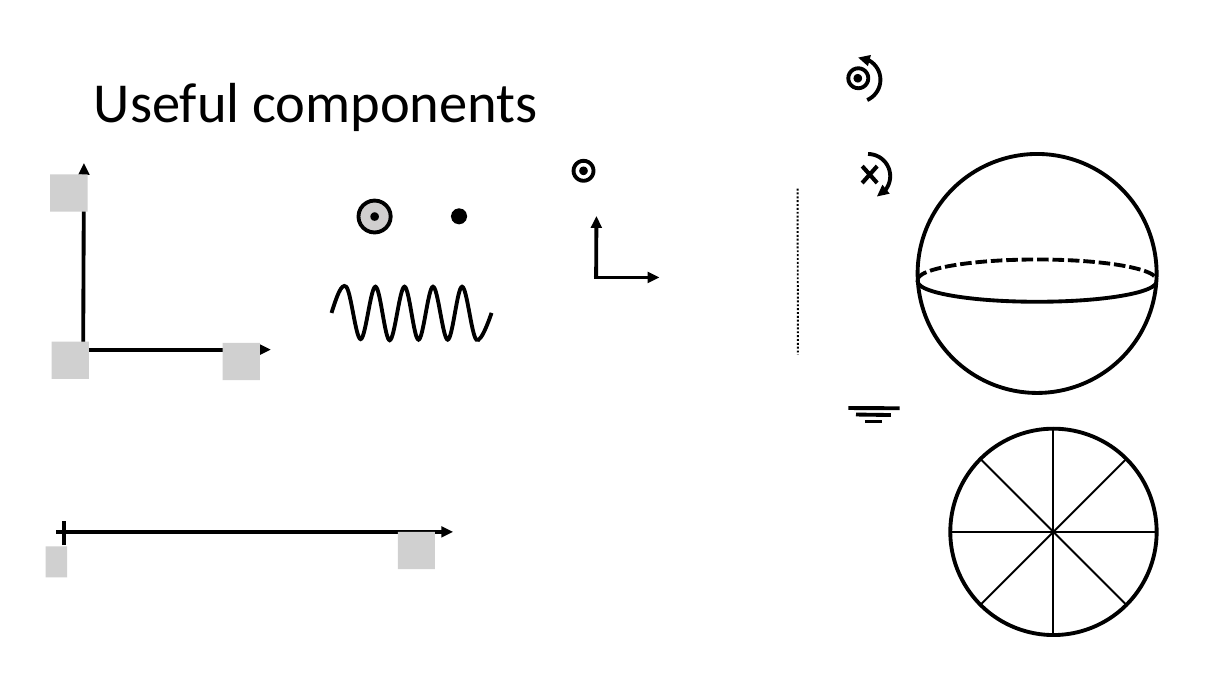
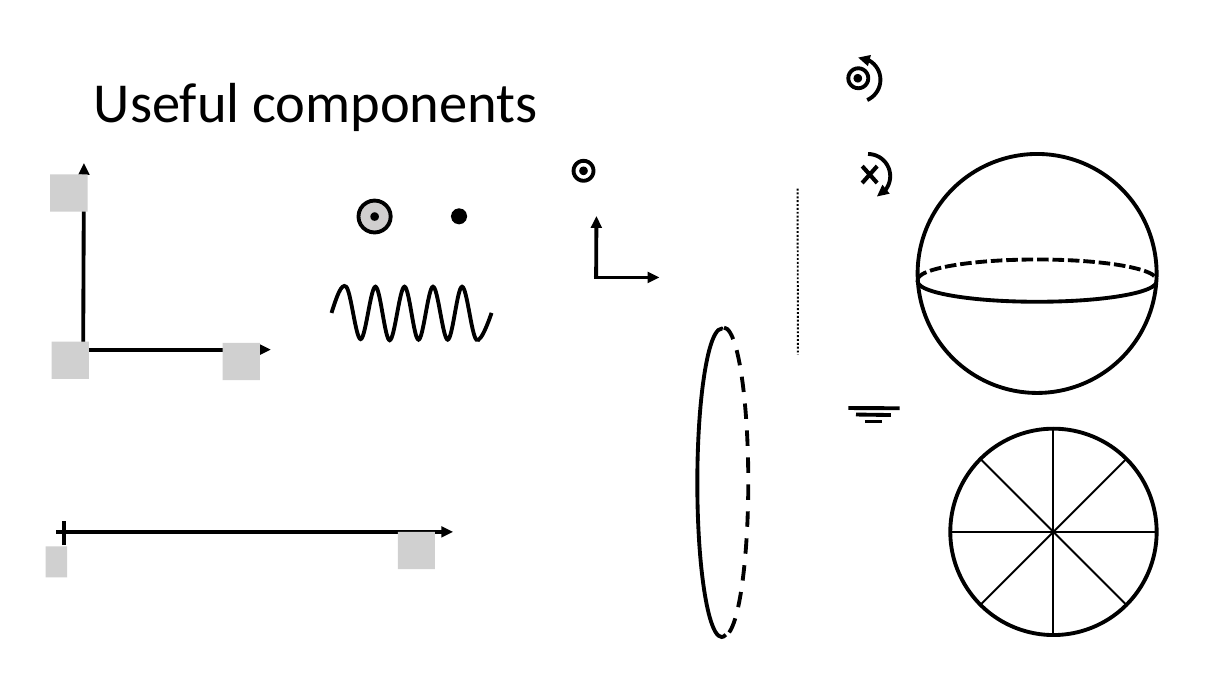
Before and after one commit to OSTP/PhysicsArtofModelling, a slide deck: slide 1 of tex/figures/ChargesFields/Figures.pptx. Drawn at 1232x693 pixels with LibreOffice and Linux fonts; fonts in the diff are those of the drawing; grey boxes stand for pictures; background and template pictures are left out. Boxes give left, top, right and bottom in pixels: in the first picture for what was removed or moved away, otherwise in the second. Text is boxed around its words. In the diff, an @@ line names an element or a change of style, - is before the commit and + after.

```diff
--- a/tex/figures/ChargesFields/Figures.pptx
+++ b/tex/figures/ChargesFields/Figures.pptx
@@ arc (boxed as its full ellipse) added at (698, 329, 747, 638), outline #000000 3 pt @@
@@ arc (boxed as its full ellipse) added at (700, 328, 749, 637), outline #000000 3 pt dashed @@
```
Also in this commit, not shown: 1 other slide changed, 4 slides added, 10 other files.
